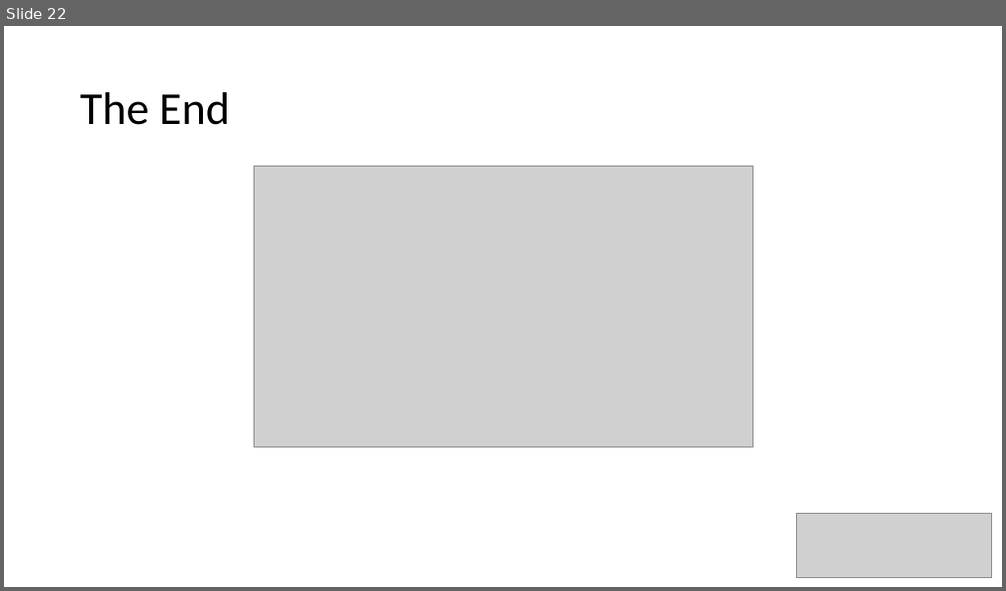
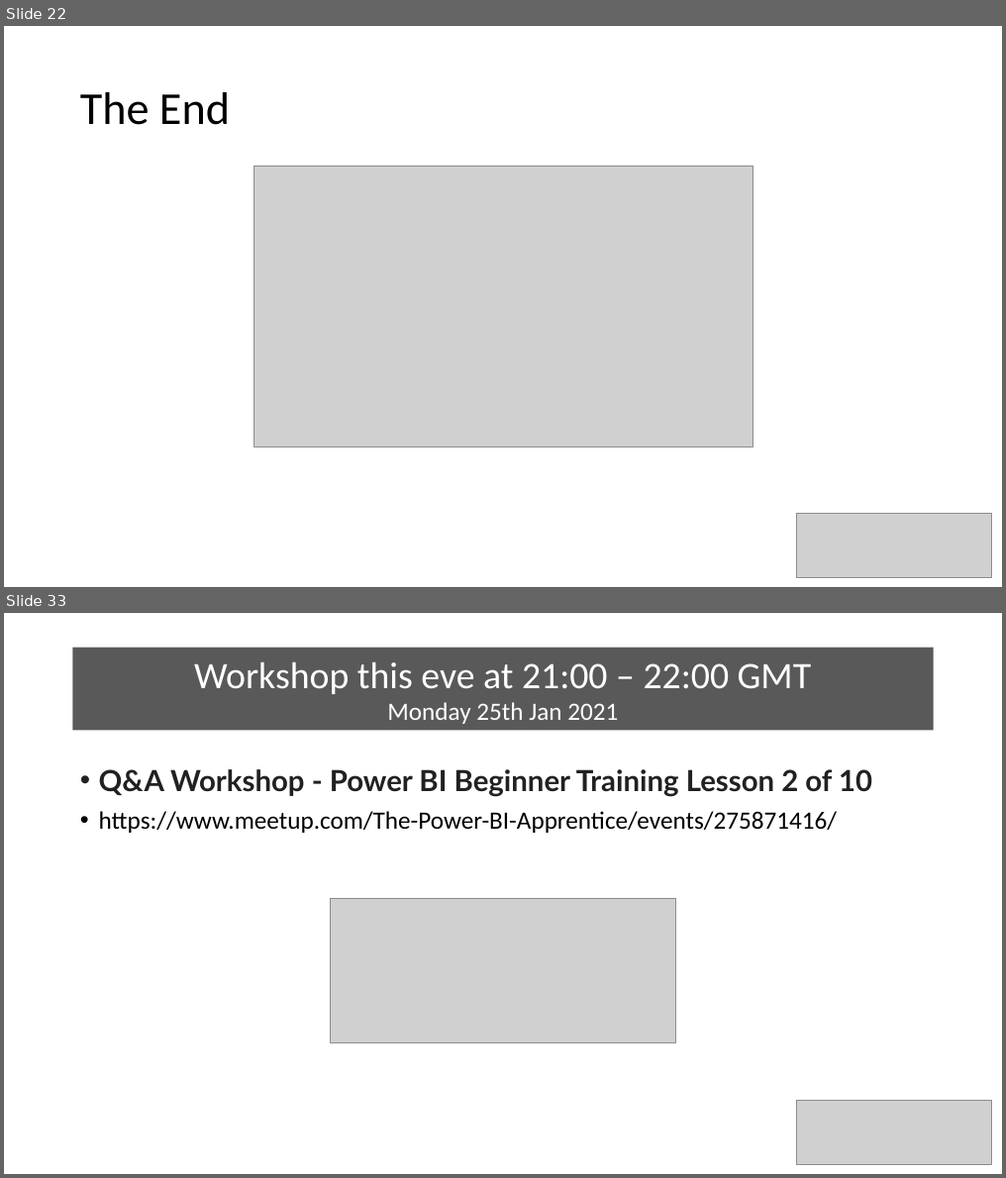
Before and after one commit to wottabyte/PBITraining, a slide deck: 10WeekPBIonline2021/DA-100 10 weeks All Slides - Master.pptx. Shown one above the other, each under a label of ours: slide 22 before the commit, slides 22 and 33 after it; the slides between them are not shown. The pictures are 1006x591 and 1006x1178 pixels, drawn with LibreOffice and Linux fonts; fonts in the diff are those of the drawing; grey boxes stand for pictures. Boxes give left, top, right and bottom in pixels: in the first picture for what was removed or moved away, otherwise in the second. Text is boxed around its words. In the diff, an @@ line names an element or a change of style, - is before the commit and + after.

Commit message:
Includes Slides from Lesson 2

```diff
--- a/10WeekPBIonline2021/DA-100 10 weeks All Slides - Master.pptx
+++ b/10WeekPBIonline2021/DA-100 10 weeks All Slides - Master.pptx
@@ slide 33 added at [4, 613, 1002, 1174], background #FFFFFF @@
@@ rectangle added at [73, 648, 934, 731], fill #595959, 36 pt, text #FFFFFF @@
+Workshop this eve at 21:00 – 22:00 GMT
+Monday 25th Jan 2021
@@ text added at [99, 769, 872, 833], 24 pt, text #000000 @@
+• Q&A Workshop - Power BI Beginner Training Lesson 2 of 10
+• https://www.meetup.com/The-Power-BI-Apprentice/events/275871416/
@@ picture added at [330, 898, 675, 1043] @@
@@ picture added at [797, 1100, 992, 1164] @@
```
Also in this commit, not shown: 20 other slides added.
